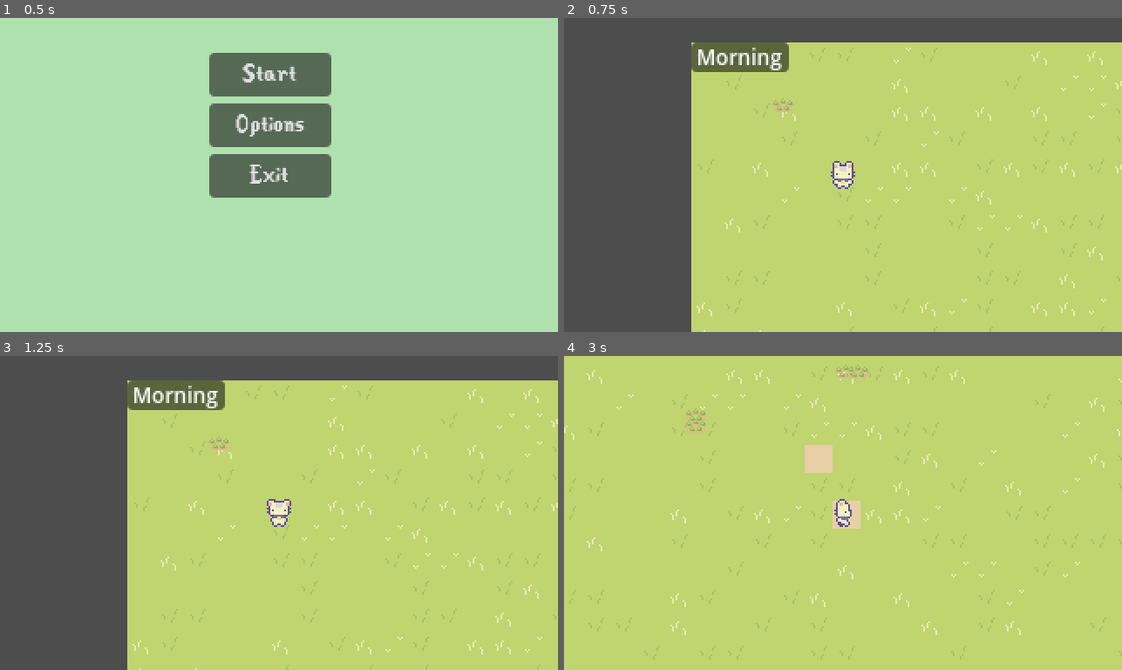
Above: before the commit, frames 1-4 (two rows, left to right).
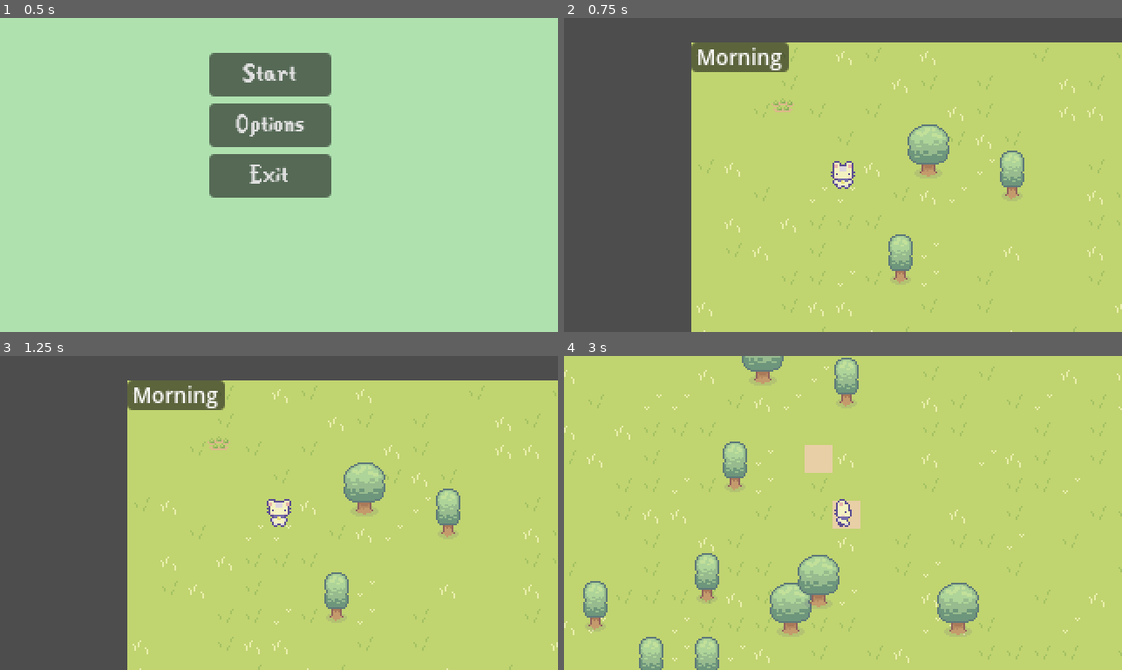
Above: after the commit, the same moments.

Repository: egd3025/everbloom
Game: Godot game, scene res://start_menu.tscn
Two runs of this game, one before a commit and one after it. Both use one fixed random seed, a clock stepped at 60 frames per second and the inputs below.
Inputs (mouse positions are in pixels of both pictures, inside the frame that each line leads up to):
- Up to frame 1 (0.5 s): no input
- Up to frame 2 (0.75 s): click "Start" at 0.5 s
- Up to frame 3 (1.25 s): no input
- Up to frame 4 (3 s): move the mouse to (965, 497) at 1.27 s; hold Right (ui_right) 1.28-2.03 s; tap A (Plant) at 1.35 s; click (965, 497) at 1.55 s; move the mouse to (731, 528) at 2.02 s; hold Down (ui_down) 2.03-2.78 s; click (731, 528) at 2.1 s; tap D (Till) at 2.3, 2.85 s; move the mouse to (898, 443) at 2.77 s; hold Right (ui_right) from 2.78 s (still down)

Frame 1 is identical in both runs. In frame 2, 3.6% of the frame differs, in the area x 28-100%, y 9-100%; in frame 3, 3.6%; in frame 4, 8.6%, in the area x 0-100%, y 0-100%.

Commit message:
you cannot till dirt under trees

Diff:
--- a/EverBloom/World/WorldGen.gd
+++ b/EverBloom/World/WorldGen.gd
@@ -9,8 +9,8 @@
 
 
 func place_tiles():
-	var  x = 150
-	var  y = 150
+	var  x = 50
+	var  y = 50
 
 	for row in range(x):
 		for col in range(y):
@@ -23,3 +23,13 @@
 				floor.set_cell(0, Vector2i(row,col), 2, Vector2i(0,6))
 			if random_number >= 37 and random_number <= 50:
 				floor.set_cell(0, Vector2i(row,col), 2, Vector2i(0,5))
+
+
+	for row in range(x):
+		for col in range(y):
+			var random_number : int = randi() % 50
+			if random_number == 25:
+				floor.set_cell(1, Vector2i(row,col), 5, Vector2i(0,0))
+
+			if random_number == 0:
+				floor.set_cell(1, Vector2i(row,col), 5, Vector2i(1,0))
--- a/EverBloom/World/world.gd
+++ b/EverBloom/World/world.gd
@@ -7,10 +7,6 @@
 
 # Called when the node enters the scene tree for the first time.
 func _input(event):
-	if event.is_action("Spawn"):
-		var plant1 = plant.instantiate()
-		plant1.position = get_global_mouse_position()
-		world.add_child(plant1)
 
 	if Input.is_action_just_pressed("pause"):
 		get_tree().paused = not get_tree().paused
@@ -29,8 +25,10 @@
 				tilePositon.y += 1
 			"ui_up":
 				tilePositon.y -= 1
+		if floor.get_cell_source_id(0, tilePositon) != 5:
 
-		floor.set_cell(0, tilePositon, 4, Vector2i(1,1))
+			if floor.get_cell_atlas_coords(1, tilePositon) != Vector2i(0,0) and floor.get_cell_atlas_coords(1, tilePositon) != Vector2i(1,0):
+				floor.set_cell(0, tilePositon, 4, Vector2i(1,1))
 
 
 	if event.is_action("Plant"):
@@ -46,7 +44,7 @@
 				tilePositon.y += 1
 			"ui_up":
 				tilePositon.y -= 1
-		print(floor.get_cell_atlas_coords(0, tilePositon))
+
 		if floor.get_cell_atlas_coords(0, tilePositon) == Vector2i(1,1) and floor.get_cell_source_id(0, tilePositon) == 4:
 			print(true)
 			var plant1 = plant.instantiate()
--- a/EverBloom/stardew.tres
+++ b/EverBloom/stardew.tres
@@ -1,155 +1,572 @@
-[gd_resource type="TileSet" load_steps=5 format=3 uid="uid://cxa3a7h17ymwt"]
+[gd_resource type="TileSet" load_steps=7 format=3 uid="uid://cxa3a7h17ymwt"]
 
 [ext_resource type="Texture2D" path="res://cup_noodle/Grass.png" id="1_ixsi7"]
 [ext_resource type="Texture2D" path="res://cup_noodle/Tilled_Dirt.png" id="2_tkiql"]
+[ext_resource type="Texture2D" path="res://cup_noodle/Basic_Grass_Biom_things.png" id="3_prhsm"]
 
 [sub_resource type="TileSetAtlasSource" id="TileSetAtlasSource_t4pcs"]
 texture = ExtResource("1_ixsi7")
 0:0/0 = 0
+0:0/0/physics_layer_0/linear_velocity = Vector2(0, 0)
+0:0/0/physics_layer_0/angular_velocity = 0.0
 1:0/0 = 0
+1:0/0/physics_layer_0/linear_velocity = Vector2(0, 0)
+1:0/0/physics_layer_0/angular_velocity = 0.0
 2:0/0 = 0
+2:0/0/physics_layer_0/linear_velocity = Vector2(0, 0)
+2:0/0/physics_layer_0/angular_velocity = 0.0
 3:0/0 = 0
+3:0/0/physics_layer_0/linear_velocity = Vector2(0, 0)
+3:0/0/physics_layer_0/angular_velocity = 0.0
 4:0/0 = 0
+4:0/0/physics_layer_0/linear_velocity = Vector2(0, 0)
+4:0/0/physics_layer_0/angular_velocity = 0.0
 5:0/0 = 0
+5:0/0/physics_layer_0/linear_velocity = Vector2(0, 0)
+5:0/0/physics_layer_0/angular_velocity = 0.0
 6:0/0 = 0
+6:0/0/physics_layer_0/linear_velocity = Vector2(0, 0)
+6:0/0/physics_layer_0/angular_velocity = 0.0
 7:0/0 = 0
+7:0/0/physics_layer_0/linear_velocity = Vector2(0, 0)
+7:0/0/physics_layer_0/angular_velocity = 0.0
 8:0/0 = 0
+8:0/0/physics_layer_0/linear_velocity = Vector2(0, 0)
+8:0/0/physics_layer_0/angular_velocity = 0.0
 9:0/0 = 0
+9:0/0/physics_layer_0/linear_velocity = Vector2(0, 0)
+9:0/0/physics_layer_0/angular_velocity = 0.0
 0:1/0 = 0
+0:1/0/physics_layer_0/linear_velocity = Vector2(0, 0)
+0:1/0/physics_layer_0/angular_velocity = 0.0
 1:1/0 = 0
+1:1/0/physics_layer_0/linear_velocity = Vector2(0, 0)
+1:1/0/physics_layer_0/angular_velocity = 0.0
 2:1/0 = 0
+2:1/0/physics_layer_0/linear_velocity = Vector2(0, 0)
+2:1/0/physics_layer_0/angular_velocity = 0.0
 3:1/0 = 0
+3:1/0/physics_layer_0/linear_velocity = Vector2(0, 0)
+3:1/0/physics_layer_0/angular_velocity = 0.0
 4:1/0 = 0
+4:1/0/physics_layer_0/linear_velocity = Vector2(0, 0)
+4:1/0/physics_layer_0/angular_velocity = 0.0
 5:1/0 = 0
+5:1/0/physics_layer_0/linear_velocity = Vector2(0, 0)
+5:1/0/physics_layer_0/angular_velocity = 0.0
 6:1/0 = 0
+6:1/0/physics_layer_0/linear_velocity = Vector2(0, 0)
+6:1/0/physics_layer_0/angular_velocity = 0.0
 7:1/0 = 0
+7:1/0/physics_layer_0/linear_velocity = Vector2(0, 0)
+7:1/0/physics_layer_0/angular_velocity = 0.0
 8:1/0 = 0
+8:1/0/physics_layer_0/linear_velocity = Vector2(0, 0)
+8:1/0/physics_layer_0/angular_velocity = 0.0
 9:1/0 = 0
+9:1/0/physics_layer_0/linear_velocity = Vector2(0, 0)
+9:1/0/physics_layer_0/angular_velocity = 0.0
 0:2/0 = 0
+0:2/0/physics_layer_0/linear_velocity = Vector2(0, 0)
+0:2/0/physics_layer_0/angular_velocity = 0.0
 1:2/0 = 0
+1:2/0/physics_layer_0/linear_velocity = Vector2(0, 0)
+1:2/0/physics_layer_0/angular_velocity = 0.0
 2:2/0 = 0
+2:2/0/physics_layer_0/linear_velocity = Vector2(0, 0)
+2:2/0/physics_layer_0/angular_velocity = 0.0
 3:2/0 = 0
+3:2/0/physics_layer_0/linear_velocity = Vector2(0, 0)
+3:2/0/physics_layer_0/angular_velocity = 0.0
 4:2/0 = 0
+4:2/0/physics_layer_0/linear_velocity = Vector2(0, 0)
+4:2/0/physics_layer_0/angular_velocity = 0.0
 5:2/0 = 0
+5:2/0/physics_layer_0/linear_velocity = Vector2(0, 0)
+5:2/0/physics_layer_0/angular_velocity = 0.0
 6:2/0 = 0
+6:2/0/physics_layer_0/linear_velocity = Vector2(0, 0)
+6:2/0/physics_layer_0/angular_velocity = 0.0
 7:2/0 = 0
+7:2/0/physics_layer_0/linear_velocity = Vector2(0, 0)
+7:2/0/physics_layer_0/angular_velocity = 0.0
 8:2/0 = 0
+8:2/0/physics_layer_0/linear_velocity = Vector2(0, 0)
+8:2/0/physics_layer_0/angular_velocity = 0.0
 9:2/0 = 0
+9:2/0/physics_layer_0/linear_velocity = Vector2(0, 0)
+9:2/0/physics_layer_0/angular_velocity = 0.0
 10:2/0 = 0
+10:2/0/physics_layer_0/linear_velocity = Vector2(0, 0)
+10:2/0/physics_layer_0/angular_velocity = 0.0
 0:3/0 = 0
+0:3/0/physics_layer_0/linear_velocity = Vector2(0, 0)
+0:3/0/physics_layer_0/angular_velocity = 0.0
 1:3/0 = 0
+1:3/0/physics_layer_0/linear_velocity = Vector2(0, 0)
+1:3/0/physics_layer_0/angular_velocity = 0.0
 2:3/0 = 0
+2:3/0/physics_layer_0/linear_velocity = Vector2(0, 0)
+2:3/0/physics_layer_0/angular_velocity = 0.0
 3:3/0 = 0
+3:3/0/physics_layer_0/linear_velocity = Vector2(0, 0)
+3:3/0/physics_layer_0/angular_velocity = 0.0
 4:3/0 = 0
+4:3/0/physics_layer_0/linear_velocity = Vector2(0, 0)
+4:3/0/physics_layer_0/angular_velocity = 0.0
 5:3/0 = 0
+5:3/0/physics_layer_0/linear_velocity = Vector2(0, 0)
+5:3/0/physics_layer_0/angular_velocity = 0.0
 6:3/0 = 0
+6:3/0/physics_layer_0/linear_velocity = Vector2(0, 0)
+6:3/0/physics_layer_0/angular_velocity = 0.0
 7:3/0 = 0
+7:3/0/physics_layer_0/linear_velocity = Vector2(0, 0)
+7:3/0/physics_layer_0/angular_velocity = 0.0
 8:3/0 = 0
+8:3/0/physics_layer_0/linear_velocity = Vector2(0, 0)
+8:3/0/physics_layer_0/angular_velocity = 0.0
 9:3/0 = 0
+9:3/0/physics_layer_0/linear_velocity = Vector2(0, 0)
+9:3/0/physics_layer_0/angular_velocity = 0.0
 10:3/0 = 0
+10:3/0/physics_layer_0/linear_velocity = Vector2(0, 0)
+10:3/0/physics_layer_0/angular_velocity = 0.0
 0:4/0 = 0
+0:4/0/physics_layer_0/linear_velocity = Vector2(0, 0)
+0:4/0/physics_layer_0/angular_velocity = 0.0
 1:4/0 = 0
+1:4/0/physics_layer_0/linear_velocity = Vector2(0, 0)
+1:4/0/physics_layer_0/angular_velocity = 0.0
 2:4/0 = 0
+2:4/0/physics_layer_0/linear_velocity = Vector2(0, 0)
+2:4/0/physics_layer_0/angular_velocity = 0.0
 3:4/0 = 0
+3:4/0/physics_layer_0/linear_velocity = Vector2(0, 0)
+3:4/0/physics_layer_0/angular_velocity = 0.0
 4:4/0 = 0
+4:4/0/physics_layer_0/linear_velocity = Vector2(0, 0)
+4:4/0/physics_layer_0/angular_velocity = 0.0
 5:4/0 = 0
+5:4/0/physics_layer_0/linear_velocity = Vector2(0, 0)
+5:4/0/physics_layer_0/angular_velocity = 0.0
 6:4/0 = 0
+6:4/0/physics_layer_0/linear_velocity = Vector2(0, 0)
+6:4/0/physics_layer_0/angular_velocity = 0.0
 7:4/0 = 0
+7:4/0/physics_layer_0/linear_velocity = Vector2(0, 0)
+7:4/0/physics_layer_0/angular_velocity = 0.0
 8:4/0 = 0
+8:4/0/physics_layer_0/linear_velocity = Vector2(0, 0)
+8:4/0/physics_layer_0/angular_velocity = 0.0
 9:4/0 = 0
+9:4/0/physics_layer_0/linear_velocity = Vector2(0, 0)
+9:4/0/physics_layer_0/angular_velocity = 0.0
 0:5/0 = 0
+0:5/0/physics_layer_0/linear_velocity = Vector2(0, 0)
+0:5/0/physics_layer_0/angular_velocity = 0.0
 1:5/0 = 0
+1:5/0/physics_layer_0/linear_velocity = Vector2(0, 0)
+1:5/0/physics_layer_0/angular_velocity = 0.0
 2:5/0 = 0
+2:5/0/physics_layer_0/linear_velocity = Vector2(0, 0)
+2:5/0/physics_layer_0/angular_velocity = 0.0
 3:5/0 = 0
+3:5/0/physics_layer_0/linear_velocity = Vector2(0, 0)
+3:5/0/physics_layer_0/angular_velocity = 0.0
 4:5/0 = 0
+4:5/0/physics_layer_0/linear_velocity = Vector2(0, 0)
+4:5/0/physics_layer_0/angular_velocity = 0.0
 5:5/0 = 0
+5:5/0/physics_layer_0/linear_velocity = Vector2(0, 0)
+5:5/0/physics_layer_0/angular_velocity = 0.0
 6:5/0 = 0
+6:5/0/physics_layer_0/linear_velocity = Vector2(0, 0)
+6:5/0/physics_layer_0/angular_velocity = 0.0
 7:5/0 = 0
+7:5/0/physics_layer_0/linear_velocity = Vector2(0, 0)
+7:5/0/physics_layer_0/angular_velocity = 0.0
 8:5/0 = 0
+8:5/0/physics_layer_0/linear_velocity = Vector2(0, 0)
+8:5/0/physics_layer_0/angular_velocity = 0.0
 9:5/0 = 0
+9:5/0/physics_layer_0/linear_velocity = Vector2(0, 0)
+9:5/0/physics_layer_0/angular_velocity = 0.0
 0:6/0 = 0
+0:6/0/physics_layer_0/linear_velocity = Vector2(0, 0)
+0:6/0/physics_layer_0/angular_velocity = 0.0
 1:6/0 = 0
+1:6/0/physics_layer_0/linear_velocity = Vector2(0, 0)
+1:6/0/physics_layer_0/angular_velocity = 0.0
 2:6/0 = 0
+2:6/0/physics_layer_0/linear_velocity = Vector2(0, 0)
+2:6/0/physics_layer_0/angular_velocity = 0.0
 3:6/0 = 0
+3:6/0/physics_layer_0/linear_velocity = Vector2(0, 0)
+3:6/0/physics_layer_0/angular_velocity = 0.0
 4:6/0 = 0
+4:6/0/physics_layer_0/linear_velocity = Vector2(0, 0)
+4:6/0/physics_layer_0/angular_velocity = 0.0
 5:6/0 = 0
+5:6/0/physics_layer_0/linear_velocity = Vector2(0, 0)
+5:6/0/physics_layer_0/angular_velocity = 0.0
 6:6/0 = 0
+6:6/0/physics_layer_0/linear_velocity = Vector2(0, 0)
+6:6/0/physics_layer_0/angular_velocity = 0.0
 7:6/0 = 0
+7:6/0/physics_layer_0/linear_velocity = Vector2(0, 0)
+7:6/0/physics_layer_0/angular_velocity = 0.0
 8:6/0 = 0
+8:6/0/physics_layer_0/linear_velocity = Vector2(0, 0)
+8:6/0/physics_layer_0/angular_velocity = 0.0
 
 [sub_resource type="TileSetAtlasSource" id="TileSetAtlasSource_j44wu"]
 texture = ExtResource("2_tkiql")
 0:0/0 = 0
+0:0/0/physics_layer_0/linear_velocity = Vector2(0, 0)
+0:0/0/physics_layer_0/angular_velocity = 0.0
 1:0/0 = 0
+1:0/0/physics_layer_0/linear_velocity = Vector2(0, 0)
+1:0/0/physics_layer_0/angular_velocity = 0.0
 2:0/0 = 0
+2:0/0/physics_layer_0/linear_velocity = Vector2(0, 0)
+2:0/0/physics_layer_0/angular_velocity = 0.0
 3:0/0 = 0
+3:0/0/physics_layer_0/linear_velocity = Vector2(0, 0)
+3:0/0/physics_layer_0/angular_velocity = 0.0
 4:0/0 = 0
+4:0/0/physics_layer_0/linear_velocity = Vector2(0, 0)
+4:0/0/physics_layer_0/angular_velocity = 0.0
 5:0/0 = 0
+5:0/0/physics_layer_0/linear_velocity = Vector2(0, 0)
+5:0/0/physics_layer_0/angular_velocity = 0.0
 6:0/0 = 0
+6:0/0/physics_layer_0/linear_velocity = Vector2(0, 0)
+6:0/0/physics_layer_0/angular_velocity = 0.0
 7:0/0 = 0
+7:0/0/physics_layer_0/linear_velocity = Vector2(0, 0)
+7:0/0/physics_layer_0/angular_velocity = 0.0
 8:0/0 = 0
+8:0/0/physics_layer_0/linear_velocity = Vector2(0, 0)
+8:0/0/physics_layer_0/angular_velocity = 0.0
 9:0/0 = 0
+9:0/0/physics_layer_0/linear_velocity = Vector2(0, 0)
+9:0/0/physics_layer_0/angular_velocity = 0.0
 0:1/0 = 0
+0:1/0/physics_layer_0/linear_velocity = Vector2(0, 0)
+0:1/0/physics_layer_0/angular_velocity = 0.0
 1:1/0 = 0
+1:1/0/physics_layer_0/linear_velocity = Vector2(0, 0)
+1:1/0/physics_layer_0/angular_velocity = 0.0
 2:1/0 = 0
+2:1/0/physics_layer_0/linear_velocity = Vector2(0, 0)
+2:1/0/physics_layer_0/angular_velocity = 0.0
 3:1/0 = 0
+3:1/0/physics_layer_0/linear_velocity = Vector2(0, 0)
+3:1/0/physics_layer_0/angular_velocity = 0.0
 4:1/0 = 0
+4:1/0/physics_layer_0/linear_velocity = Vector2(0, 0)
+4:1/0/physics_layer_0/angular_velocity = 0.0
 5:1/0 = 0
+5:1/0/physics_layer_0/linear_velocity = Vector2(0, 0)
+5:1/0/physics_layer_0/angular_velocity = 0.0
 6:1/0 = 0
+6:1/0/physics_layer_0/linear_velocity = Vector2(0, 0)
+6:1/0/physics_layer_0/angular_velocity = 0.0
 7:1/0 = 0
+7:1/0/physics_layer_0/linear_velocity = Vector2(0, 0)
+7:1/0/physics_layer_0/angular_velocity = 0.0
 8:1/0 = 0
+8:1/0/physics_layer_0/linear_velocity = Vector2(0, 0)
+8:1/0/physics_layer_0/angular_velocity = 0.0
 9:1/0 = 0
+9:1/0/physics_layer_0/linear_velocity = Vector2(0, 0)
+9:1/0/physics_layer_0/angular_velocity = 0.0
 0:2/0 = 0
+0:2/0/physics_layer_0/linear_velocity = Vector2(0, 0)
+0:2/0/physics_layer_0/angular_velocity = 0.0
 1:2/0 = 0
+1:2/0/physics_layer_0/linear_velocity = Vector2(0, 0)
+1:2/0/physics_layer_0/angular_velocity = 0.0
 2:2/0 = 0
+2:2/0/physics_layer_0/linear_velocity = Vector2(0, 0)
+2:2/0/physics_layer_0/angular_velocity = 0.0
 3:2/0 = 0
+3:2/0/physics_layer_0/linear_velocity = Vector2(0, 0)
+3:2/0/physics_layer_0/angular_velocity = 0.0
 4:2/0 = 0
+4:2/0/physics_layer_0/linear_velocity = Vector2(0, 0)
+4:2/0/physics_layer_0/angular_velocity = 0.0
 5:2/0 = 0
+5:2/0/physics_layer_0/linear_velocity = Vector2(0, 0)
+5:2/0/physics_layer_0/angular_velocity = 0.0
 6:2/0 = 0
+6:2/0/physics_layer_0/linear_velocity = Vector2(0, 0)
+6:2/0/physics_layer_0/angular_velocity = 0.0
 7:2/0 = 0
+7:2/0/physics_layer_0/linear_velocity = Vector2(0, 0)
+7:2/0/physics_layer_0/angular_velocity = 0.0
 8:2/0 = 0
+8:2/0/physics_layer_0/linear_velocity = Vector2(0, 0)
+8:2/0/physics_layer_0/angular_velocity = 0.0
 9:2/0 = 0
+9:2/0/physics_layer_0/linear_velocity = Vector2(0, 0)
+9:2/0/physics_layer_0/angular_velocity = 0.0
 10:2/0 = 0
+10:2/0/physics_layer_0/linear_velocity = Vector2(0, 0)
+10:2/0/physics_layer_0/angular_velocity = 0.0
 0:3/0 = 0
+0:3/0/physics_layer_0/linear_velocity = Vector2(0, 0)
+0:3/0/physics_layer_0/angular_velocity = 0.0
 1:3/0 = 0
+1:3/0/physics_layer_0/linear_velocity = Vector2(0, 0)
+1:3/0/physics_layer_0/angular_velocity = 0.0
 2:3/0 = 0
+2:3/0/physics_layer_0/linear_velocity = Vector2(0, 0)
+2:3/0/physics_layer_0/angular_velocity = 0.0
 3:3/0 = 0
+3:3/0/physics_layer_0/linear_velocity = Vector2(0, 0)
+3:3/0/physics_layer_0/angular_velocity = 0.0
 4:3/0 = 0
+4:3/0/physics_layer_0/linear_velocity = Vector2(0, 0)
+4:3/0/physics_layer_0/angular_velocity = 0.0
 5:3/0 = 0
+5:3/0/physics_layer_0/linear_velocity = Vector2(0, 0)
+5:3/0/physics_layer_0/angular_velocity = 0.0
 6:3/0 = 0
+6:3/0/physics_layer_0/linear_velocity = Vector2(0, 0)
+6:3/0/physics_layer_0/angular_velocity = 0.0
 7:3/0 = 0
+7:3/0/physics_layer_0/linear_velocity = Vector2(0, 0)
+7:3/0/physics_layer_0/angular_velocity = 0.0
 8:3/0 = 0
+8:3/0/physics_layer_0/linear_velocity = Vector2(0, 0)
+8:3/0/physics_layer_0/angular_velocity = 0.0
 9:3/0 = 0
+9:3/0/physics_layer_0/linear_velocity = Vector2(0, 0)
+9:3/0/physics_layer_0/angular_velocity = 0.0
 10:3/0 = 0
+10:3/0/physics_layer_0/linear_velocity = Vector2(0, 0)
+10:3/0/physics_layer_0/angular_velocity = 0.0
 0:4/0 = 0
+0:4/0/physics_layer_0/linear_velocity = Vector2(0, 0)
+0:4/0/physics_layer_0/angular_velocity = 0.0
 1:4/0 = 0
+1:4/0/physics_layer_0/linear_velocity = Vector2(0, 0)
+1:4/0/physics_layer_0/angular_velocity = 0.0
 2:4/0 = 0
+2:4/0/physics_layer_0/linear_velocity = Vector2(0, 0)
+2:4/0/physics_layer_0/angular_velocity = 0.0
 3:4/0 = 0
+3:4/0/physics_layer_0/linear_velocity = Vector2(0, 0)
+3:4/0/physics_layer_0/angular_velocity = 0.0
 4:4/0 = 0
+4:4/0/physics_layer_0/linear_velocity = Vector2(0, 0)
+4:4/0/physics_layer_0/angular_velocity = 0.0
 5:4/0 = 0
+5:4/0/physics_layer_0/linear_velocity = Vector2(0, 0)
+5:4/0/physics_layer_0/angular_velocity = 0.0
 6:4/0 = 0
+6:4/0/physics_layer_0/linear_velocity = Vector2(0, 0)
+6:4/0/physics_layer_0/angular_velocity = 0.0
 7:4/0 = 0
+7:4/0/physics_layer_0/linear_velocity = Vector2(0, 0)
+7:4/0/physics_layer_0/angular_velocity = 0.0
 8:4/0 = 0
+8:4/0/physics_layer_0/linear_velocity = Vector2(0, 0)
+8:4/0/physics_layer_0/angular_velocity = 0.0
 0:5/0 = 0
+0:5/0/physics_layer_0/linear_velocity = Vector2(0, 0)
+0:5/0/physics_layer_0/angular_velocity = 0.0
 1:5/0 = 0
+1:5/0/physics_layer_0/linear_velocity = Vector2(0, 0)
+1:5/0/physics_layer_0/angular_velocity = 0.0
 2:5/0 = 0
+2:5/0/physics_layer_0/linear_velocity = Vector2(0, 0)
+2:5/0/physics_layer_0/angular_velocity = 0.0
 3:5/0 = 0
+3:5/0/physics_layer_0/linear_velocity = Vector2(0, 0)
+3:5/0/physics_layer_0/angular_velocity = 0.0
 4:5/0 = 0
+4:5/0/physics_layer_0/linear_velocity = Vector2(0, 0)
+4:5/0/physics_layer_0/angular_velocity = 0.0
 5:5/0 = 0
+5:5/0/physics_layer_0/linear_velocity = Vector2(0, 0)
+5:5/0/physics_layer_0/angular_velocity = 0.0
 6:5/0 = 0
+6:5/0/physics_layer_0/linear_velocity = Vector2(0, 0)
+6:5/0/physics_layer_0/angular_velocity = 0.0
 7:5/0 = 0
+7:5/0/physics_layer_0/linear_velocity = Vector2(0, 0)
+7:5/0/physics_layer_0/angular_velocity = 0.0
 8:5/0 = 0
+8:5/0/physics_layer_0/linear_velocity = Vector2(0, 0)
+8:5/0/physics_layer_0/angular_velocity = 0.0
 9:5/0 = 0
+9:5/0/physics_layer_0/linear_velocity = Vector2(0, 0)
+9:5/0/physics_layer_0/angular_velocity = 0.0
 0:6/0 = 0
+0:6/0/physics_layer_0/linear_velocity = Vector2(0, 0)
+0:6/0/physics_layer_0/angular_velocity = 0.0
 1:6/0 = 0
+1:6/0/physics_layer_0/linear_velocity = Vector2(0, 0)
+1:6/0/physics_layer_0/angular_velocity = 0.0
 2:6/0 = 0
+2:6/0/physics_layer_0/linear_velocity = Vector2(0, 0)
+2:6/0/physics_layer_0/angular_velocity = 0.0
 3:6/0 = 0
+3:6/0/physics_layer_0/linear_velocity = Vector2(0, 0)
+3:6/0/physics_layer_0/angular_velocity = 0.0
 4:6/0 = 0
+4:6/0/physics_layer_0/linear_velocity = Vector2(0, 0)
+4:6/0/physics_layer_0/angular_velocity = 0.0
 5:6/0 = 0
+5:6/0/physics_layer_0/linear_velocity = Vector2(0, 0)
+5:6/0/physics_layer_0/angular_velocity = 0.0
 6:6/0 = 0
+6:6/0/physics_layer_0/linear_velocity = Vector2(0, 0)
+6:6/0/physics_layer_0/angular_velocity = 0.0
 8:6/0 = 0
+8:6/0/physics_layer_0/linear_velocity = Vector2(0, 0)
+8:6/0/physics_layer_0/angular_velocity = 0.0
 9:6/0 = 0
+9:6/0/physics_layer_0/linear_velocity = Vector2(0, 0)
+9:6/0/physics_layer_0/angular_velocity = 0.0
+
+[sub_resource type="TileSetAtlasSource" id="TileSetAtlasSource_a81a8"]
+texture = ExtResource("3_prhsm")
+3:0/0 = 0
+3:0/0/physics_layer_0/linear_velocity = Vector2(0, 0)
+3:0/0/physics_layer_0/angular_velocity = 0.0
+4:0/0 = 0
+4:0/0/physics_layer_0/linear_velocity = Vector2(0, 0)
+4:0/0/physics_layer_0/angular_velocity = 0.0
+5:0/0 = 0
+5:0/0/physics_layer_0/linear_velocity = Vector2(0, 0)
+5:0/0/physics_layer_0/angular_velocity = 0.0
+6:0/0 = 0
+6:0/0/physics_layer_0/linear_velocity = Vector2(0, 0)
+6:0/0/physics_layer_0/angular_velocity = 0.0
+7:0/0 = 0
+7:0/0/physics_layer_0/linear_velocity = Vector2(0, 0)
+7:0/0/physics_layer_0/angular_velocity = 0.0
+8:0/0 = 0
+8:0/0/physics_layer_0/linear_velocity = Vector2(0, 0)
+8:0/0/physics_layer_0/angular_velocity = 0.0
+3:1/0 = 0
+3:1/0/physics_layer_0/linear_velocity = Vector2(0, 0)
+3:1/0/physics_layer_0/angular_velocity = 0.0
+4:1/0 = 0
+4:1/0/physics_layer_0/linear_velocity = Vector2(0, 0)
+4:1/0/physics_layer_0/angular_velocity = 0.0
+5:1/0 = 0
+5:1/0/physics_layer_0/linear_velocity = Vector2(0, 0)
+5:1/0/physics_layer_0/angular_velocity = 0.0
+6:1/0 = 0
+6:1/0/physics_layer_0/linear_velocity = Vector2(0, 0)
+6:1/0/physics_layer_0/angular_velocity = 0.0
+7:1/0 = 0
+7:1/0/physics_layer_0/linear_velocity = Vector2(0, 0)
+7:1/0/physics_layer_0/angular_velocity = 0.0
+8:1/0 = 0
+8:1/0/physics_layer_0/linear_velocity = Vector2(0, 0)
+8:1/0/physics_layer_0/angular_velocity = 0.0
+0:2/0 = 0
+0:2/0/physics_layer_0/linear_velocity = Vector2(0, 0)
+0:2/0/physics_layer_0/angular_velocity = 0.0
+1:2/0 = 0
+1:2/0/physics_layer_0/linear_velocity = Vector2(0, 0)
+1:2/0/physics_layer_0/angular_velocity = 0.0
+2:2/0 = 0
+2:2/0/physics_layer_0/linear_velocity = Vector2(0, 0)
+2:2/0/physics_layer_0/angular_velocity = 0.0
+3:2/0 = 0
+3:2/0/physics_layer_0/linear_velocity = Vector2(0, 0)
+3:2/0/physics_layer_0/angular_velocity = 0.0
+4:2/0 = 0
+4:2/0/physics_layer_0/linear_velocity = Vector2(0, 0)
+4:2/0/physics_layer_0/angular_velocity = 0.0
+5:2/0 = 0
+5:2/0/physics_layer_0/linear_velocity = Vector2(0, 0)
+5:2/0/physics_layer_0/angular_velocity = 0.0
+6:2/0 = 0
+6:2/0/physics_layer_0/linear_velocity = Vector2(0, 0)
+6:2/0/physics_layer_0/angular_velocity = 0.0
+7:2/0 = 0
+7:2/0/physics_layer_0/linear_velocity = Vector2(0, 0)
+7:2/0/physics_layer_0/angular_velocity = 0.0
+8:2/0 = 0
+8:2/0/physics_layer_0/linear_velocity = Vector2(0, 0)
+8:2/0/physics_layer_0/angular_velocity = 0.0
+0:3/0 = 0
+0:3/0/physics_layer_0/linear_velocity = Vector2(0, 0)
+0:3/0/physics_layer_0/angular_velocity = 0.0
+1:3/0 = 0
+1:3/0/physics_layer_0/linear_velocity = Vector2(0, 0)
+1:3/0/physics_layer_0/angular_velocity = 0.0
+2:3/0 = 0
+2:3/0/physics_layer_0/linear_velocity = Vector2(0, 0)
+2:3/0/physics_layer_0/angular_velocity = 0.0
+3:3/0 = 0
+3:3/0/physics_layer_0/linear_velocity = Vector2(0, 0)
+3:3/0/physics_layer_0/angular_velocity = 0.0
+4:3/0 = 0
+4:3/0/physics_layer_0/linear_velocity = Vector2(0, 0)
+4:3/0/physics_layer_0/angular_velocity = 0.0
+5:3/0 = 0
+5:3/0/physics_layer_0/linear_velocity = Vector2(0, 0)
+5:3/0/physics_layer_0/angular_velocity = 0.0
+6:3/0 = 0
+6:3/0/physics_layer_0/linear_velocity = Vector2(0, 0)
+6:3/0/physics_layer_0/angular_velocity = 0.0
+7:3/0 = 0
+7:3/0/physics_layer_0/linear_velocity = Vector2(0, 0)
+7:3/0/physics_layer_0/angular_velocity = 0.0
+8:3/0 = 0
+8:3/0/physics_layer_0/linear_velocity = Vector2(0, 0)
+8:3/0/physics_layer_0/angular_velocity = 0.0
+0:4/0 = 0
+0:4/0/physics_layer_0/linear_velocity = Vector2(0, 0)
+0:4/0/physics_layer_0/angular_velocity = 0.0
+1:4/0 = 0
+1:4/0/physics_layer_0/linear_velocity = Vector2(0, 0)
+1:4/0/physics_layer_0/angular_velocity = 0.0
+2:4/0 = 0
+2:4/0/physics_layer_0/linear_velocity = Vector2(0, 0)
+2:4/0/physics_layer_0/angular_velocity = 0.0
+3:4/0 = 0
+3:4/0/physics_layer_0/linear_velocity = Vector2(0, 0)
+3:4/0/physics_layer_0/angular_velocity = 0.0
+4:4/0 = 0
+4:4/0/physics_layer_0/linear_velocity = Vector2(0, 0)
+4:4/0/physics_layer_0/angular_velocity = 0.0
+5:4/0 = 0
+5:4/0/physics_layer_0/linear_velocity = Vector2(0, 0)
+5:4/0/physics_layer_0/angular_velocity = 0.0
+6:4/0 = 0
+6:4/0/physics_layer_0/linear_velocity = Vector2(0, 0)
+6:4/0/physics_layer_0/angular_velocity = 0.0
+7:4/0 = 0
+7:4/0/physics_layer_0/linear_velocity = Vector2(0, 0)
+7:4/0/physics_layer_0/angular_velocity = 0.0
+8:4/0 = 0
+8:4/0/physics_layer_0/linear_velocity = Vector2(0, 0)
+8:4/0/physics_layer_0/angular_velocity = 0.0
+0:0/size_in_atlas = Vector2i(1, 2)
+0:0/0 = 0
+0:0/0/texture_origin = Vector2i(0, 10)
+0:0/0/physics_layer_0/linear_velocity = Vector2(0, 0)
+0:0/0/physics_layer_0/angular_velocity = 0.0
+0:0/0/physics_layer_0/polygon_0/points = PackedVector2Array(1.14905, 1.67938, 0.795496, -0.618718, -2.20971, 0.795495, -0.795495, 2.56326, 1.85616, 1.32583, 3.97748, -1.32583, -2.91681, -0.441942, -3.8007, -1.14905, -3.97748, 0.0883884)
+1:0/size_in_atlas = Vector2i(2, 2)
+1:0/0 = 0
+1:0/0/texture_origin = Vector2i(0, 10)
+1:0/0/physics_layer_0/linear_velocity = Vector2(0, 0)
+1:0/0/physics_layer_0/angular_velocity = 0.0
+1:0/0/physics_layer_0/polygon_0/points = PackedVector2Array(-5.03814, 2.20971, 4.86136, 1.67938, 2.91682, 5.03814, -3.44715, 4.86136)
 
 [resource]
+physics_layer_0/collision_layer = 1
 sources/2 = SubResource("TileSetAtlasSource_t4pcs")
 sources/4 = SubResource("TileSetAtlasSource_j44wu")
+sources/5 = SubResource("TileSetAtlasSource_a81a8")
